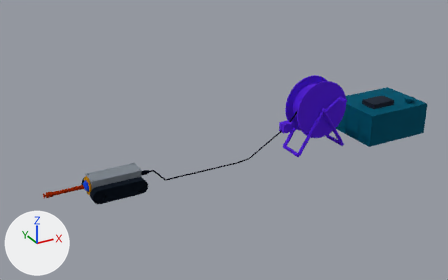
Two versions of the glTF model media/model.glb, one commit apart.
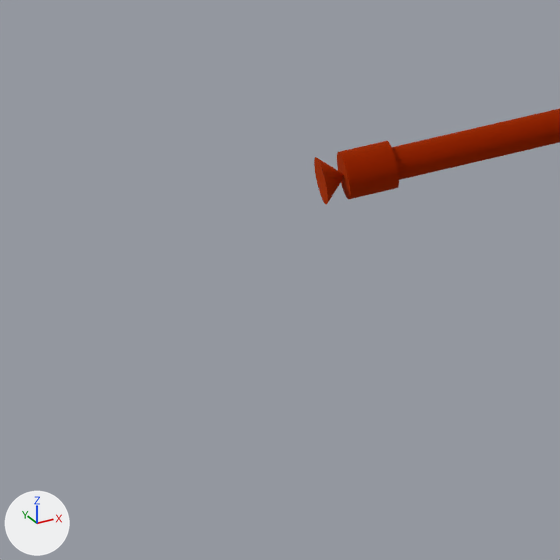
There are two pictures of each version: one whole from a 50 mm camera at (-0.806, -2.537, 1.422) aimed at (0.605, 0.027, 0.14), one close up on the part from 1% to 16% of the width and 62% to 86% of the height. The axes (+X, +Y, +Z) are drawn at lower left. The lights are the same throughout. The first two pictures are the older version. Where no turn or scale is listed for an object, it has been applied to the vertices. Vertices at exactly the same position are counted once.

Names of what the first close-up shows: 'Laser ring projector on boom'.
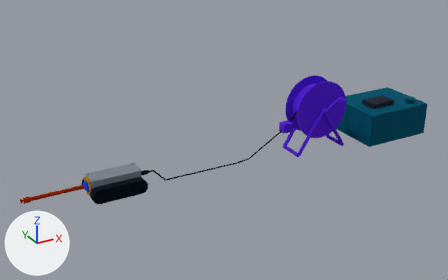
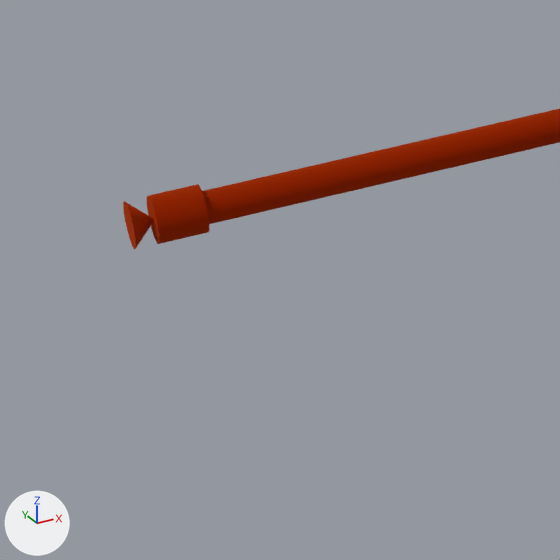
Location of each change, [x1, y1, x2, y2] in pixels of the close-ups (560 x 560 px; the box of a moved part takes in the faces that stretch with it):
'Laser ring projector on boom', reshaped: before [314, 109, 560, 205]; after [123, 109, 560, 249]
part 1 of me_laser_ring_projector_on_boom, moved or reshaped: before [314, 110, 560, 205]; after [123, 110, 560, 249]

Diff of the bpy script that builds the scene:
```diff
--- a/media/model.glb.py
+++ b/media/model.glb.py
@@ me_laser_ring_projector_on_boom @@
 # used by ob_laser_ring_projector_on_boom; location = (0.0, 0.0, 0.0123)
-me_laser_ring_projector_on_boom.from_pydata(...)  # 1134 vertices, 2264 faces; spans x -0.332..-0.15, y -0.013..0.013, z 0.049..0.075
+me_laser_ring_projector_on_boom.from_pydata(...)  # 1134 vertices, 2264 faces; spans x -0.432..-0.15, y -0.013..0.013, z 0.049..0.075
+# me_laser_ring_projector_on_boom part 1: all 1008 vertices in x -0.332..-0.294, y -0.013..0.013, z 0.049..0.075 are moved by (-0.1, 0.0, 0.0)
 me_laser_ring_projector_on_boom.materials.append(mat_mat_6)
```
